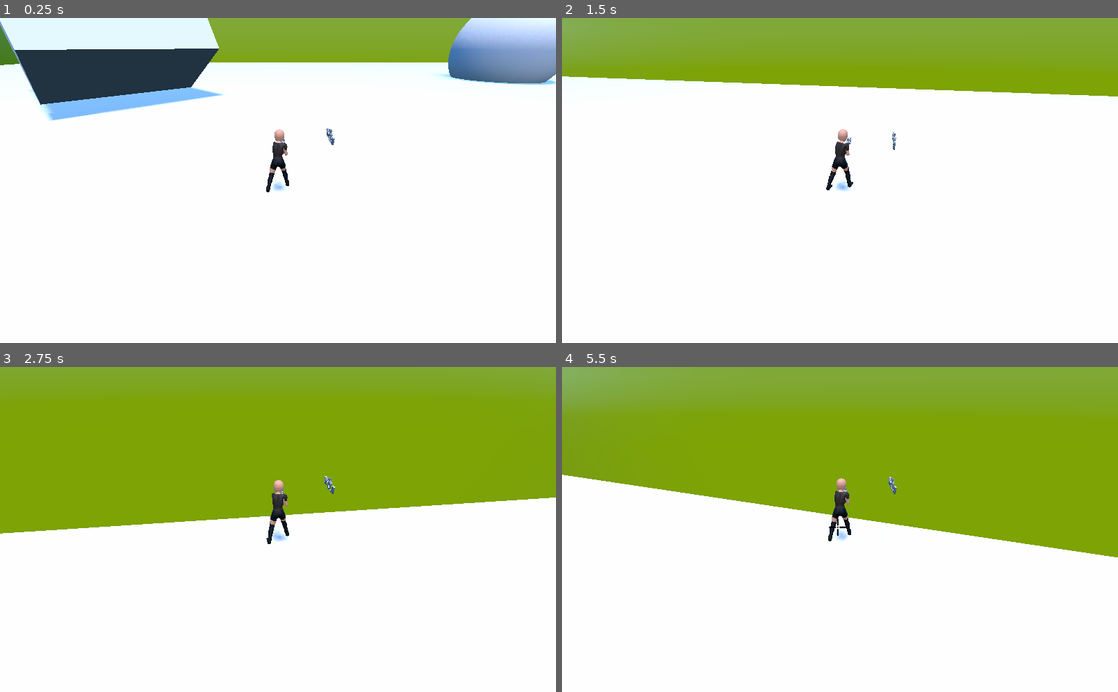
Above: before the commit, frames 1-4 (two rows, left to right).
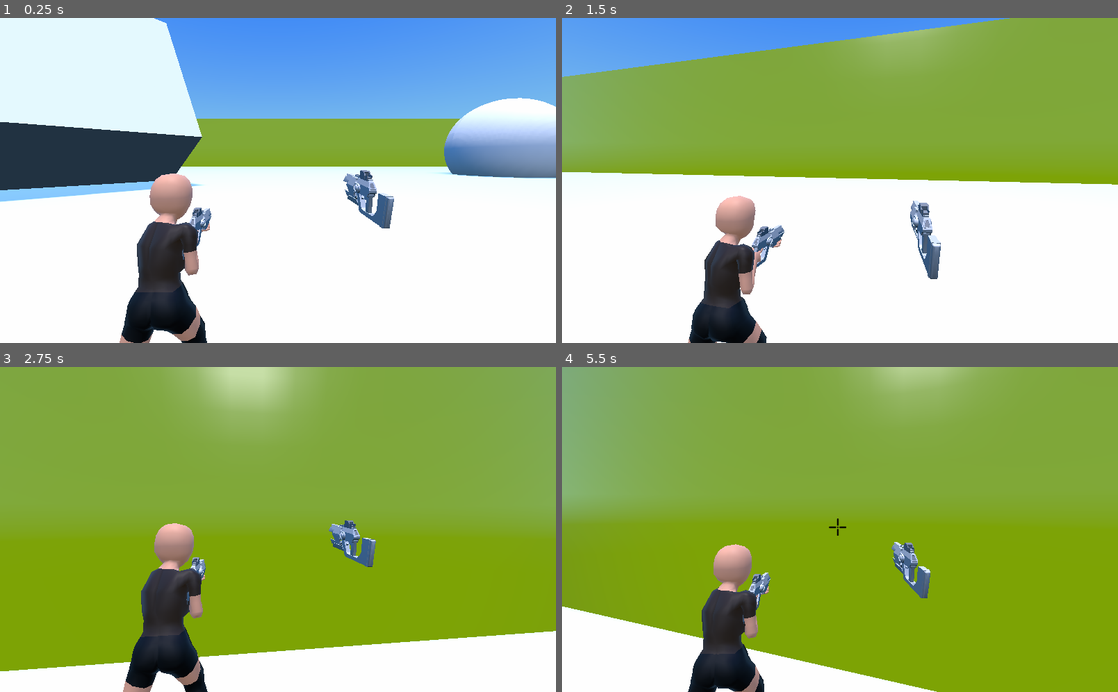
Above: after the commit, the same moments.

Repository: daylight-saving-time/Deruvon
Game: Godot game, scene res://src/Demo.tscn
The game is run twice, just before and just after one commit, with the same random seed, the same clock (stepped at 60 frames per second) and the same inputs.
Inputs (mouse positions are in pixels of both pictures, inside the frame that each line leads up to):
- Up to frame 1 (0.25 s): no input
- Up to frame 2 (1.5 s): tap Enter at 0.5 s; move the mouse to (867, 180) at 0.52 s; hold Mouse wheel up (zoom_in, bound only after the commit) 0.53-1.28 s; hold W (move_up) from 0.53 s (still down); click (867, 180) at 0.67 s; tap Mouse wheel down (zoom_out, bound only after the commit) at 0.8, 1.35 s; move the mouse to (812, 180) at 1.27 s; click (812, 180) at 1.42 s
- Up to frame 3 (2.75 s): keep holding W (move_up); tap Mouse wheel up (zoom_in, bound only after the commit) at 1.55 s; move the mouse to (289, 523) at 2.02 s; hold Mouse wheel up (zoom_in, bound only after the commit) from 2.03 s (still down); click (289, 523) at 2.17 s; tap Mouse wheel down (zoom_out, bound only after the commit) at 2.3 s
- Up to frame 4 (5.5 s): keep holding W (move_up); tap Space at 2.75, 4.25 s; move the mouse to (834, 536) at 2.77 s; release Mouse wheel up (zoom_in, bound only after the commit) at 2.78 s; tap Mouse wheel down (zoom_out, bound only after the commit) at 2.85, 5.3 s; click (834, 536) at 2.92 s; tap Mouse wheel up (zoom_in, bound only after the commit) at 3.05, 4.55 s; tap Enter at 3.5 s; move the mouse to (878, 532) at 3.52 s; hold Mouse wheel down (zoom_out, bound only after the commit) 3.53-4.28 s; tap Tab at 3.6 s; click (878, 532) at 3.67 s; move the mouse to (795, 526) at 4.27 s; tap Shift at 4.35 s; click (795, 526) at 4.42 s; move the mouse to (845, 529) at 5.02 s; hold Ctrl from 5.03 s (still down); click (845, 529) at 5.17 s

The runs differ from the first frame. In frame 1, 51% of the frame differs, in the area x 0-100%, y 0-100%; in frame 2, 52%; in frame 3, 87%; in frame 4, 84%.

Commit message:
WIP: Offset camera like a third person shooter

Diff:
--- a/project.godot
+++ b/project.godot
@@ -24,6 +24,10 @@
  ]
 move_down=[ Object(InputEventKey,"resource_local_to_scene":false,"resource_name":"","device":0,"alt":false,"shift":false,"control":false,"meta":false,"command":false,"pressed":false,"scancode":83,"unicode":0,"echo":false,"script":null)
  ]
+zoom_in=[ Object(InputEventMouseButton,"resource_local_to_scene":false,"resource_name":"","device":0,"alt":false,"shift":false,"control":false,"meta":false,"command":false,"button_mask":0,"position":Vector2( 0, 0 ),"global_position":Vector2( 0, 0 ),"factor":1.0,"button_index":4,"pressed":false,"doubleclick":false,"script":null)
+ ]
+zoom_out=[ Object(InputEventMouseButton,"resource_local_to_scene":false,"resource_name":"","device":0,"alt":false,"shift":false,"control":false,"meta":false,"command":false,"button_mask":0,"position":Vector2( 0, 0 ),"global_position":Vector2( 0, 0 ),"factor":1.0,"button_index":5,"pressed":false,"doubleclick":false,"script":null)
+ ]
 
 [rendering]
 
--- a/src/Demo.tscn
+++ b/src/Demo.tscn
@@ -187,15 +187,15 @@
 
 [node name="CameraBase" type="Spatial" parent="Player" index="3"]
 
-transform = Transform( 1, 0, 0, 0, 1, 0, 0, 0, 1, 0, 1.4858, 0 )
+_sections_unfolded = [ "Transform" ]
 
 [node name="CameraRotation" type="Spatial" parent="Player/CameraBase" index="0"]
 
-transform = Transform( 1, 0, 0, 0, 1, 0, 0, 0, 1, 0, -2.4858, 0 )
+_sections_unfolded = [ "Transform" ]
 
 [node name="Camera" type="Camera" parent="Player/CameraBase/CameraRotation" index="0"]
 
-transform = Transform( -1, 4.37114e-008, -7.57103e-008, 0, 0.866025, 0.5, 8.74228e-008, 0.5, -0.866025, 0, 3.5, -4 )
+transform = Transform( -1, 4.37114e-008, -7.57103e-008, 3.69465e-008, 0.996194, 0.0871559, 7.92319e-008, 0.0871559, -0.996194, -0.541358, 1.25593, -1.01854 )
 keep_aspect = 1
 cull_mask = 1048575
 environment = null
--- a/src/MovingBody.gd
+++ b/src/MovingBody.gd
@@ -6,6 +6,8 @@
 # Affects camera angle (when mouse is moved vertically)
 const CAMERA_X_ROT_MIN = -20
 const CAMERA_X_ROT_MAX = 10
+const CAMERA_ZOOM_MAX = 1.5
+const CAMERA_ZOOM_MIN = 0.5
 
 # Affects mouse sensitivity for camera control
 var sensitivity = 0.005
@@ -15,14 +17,25 @@
 var camera_x_rot = 0.0
 var is_camera_locked = false
 var camera_y_rot
+var zoom
 
 func _ready():
 	# Capture mouse within game
-	camera_y_rot = $CameraBase.rotation.y
+	camera_y_rot = $CameraBase/CameraRotation.rotation.y
+	zoom = $CameraBase.scale.x
 	Input.set_mouse_mode(2)
 	set_process_input(true)
 
 func _input(event):
+
+	# Mouse scroll to zoom in and out
+	if event.is_action_pressed("zoom_in"):
+		zoom = clamp(zoom - 0.1, CAMERA_ZOOM_MIN, CAMERA_ZOOM_MAX)
+		$CameraBase/CameraRotation.scale = Vector3(zoom, zoom, zoom)
+	if event.is_action_pressed("zoom_out"):
+		zoom = clamp(zoom + 0.1, CAMERA_ZOOM_MIN, CAMERA_ZOOM_MAX)
+		$CameraBase/CameraRotation.scale = Vector3(zoom, zoom, zoom)
+
 	# Press TAB to toggle camera lock
 	if event is InputEventKey and event.scancode == KEY_TAB and not event.pressed:
 		if not is_camera_locked:
@@ -49,7 +62,7 @@
 
 		# Handle vertical mouselook
 		camera_x_rot = clamp(
-			camera_x_rot - event.relative.y * sensitivity,
+			camera_x_rot + event.relative.y * sensitivity,
 			deg2rad(CAMERA_X_ROT_MIN),
 			deg2rad(CAMERA_X_ROT_MAX))
 		$CameraBase/CameraRotation.rotation.x =  camera_x_rot
